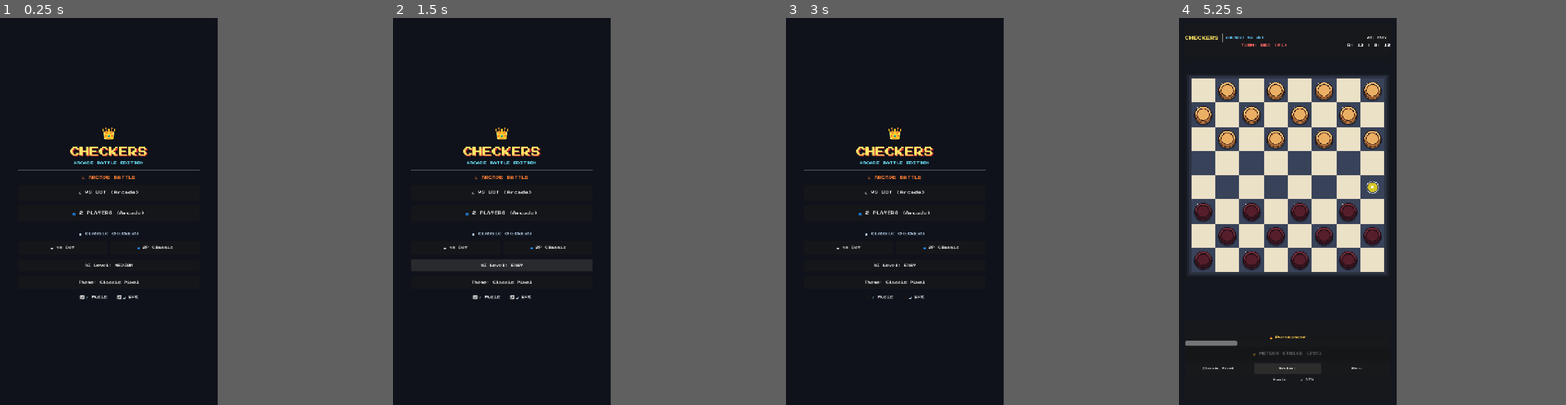
Above: before the commit, frames 1-4 (left to right).
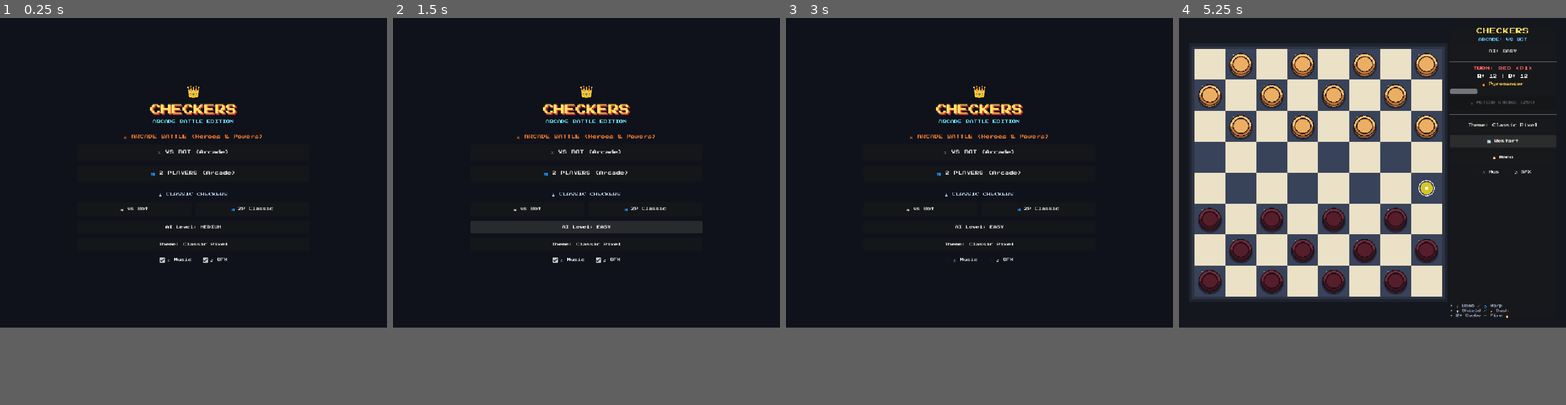
Above: after the commit, the same moments.

Repository: sylasjr/arcade-battle-checkers
Game: Godot game, scene res://scenes/Main.tscn
Same seed, same stepped clock (60 frames per second), same inputs: the game is played once before the commit and once after it.
Inputs:
- Up to frame 1 (0.25 s): no input
- Up to frame 2 (1.5 s): click "AI Level: MEDIUM" at 0.5 s; click "AI Level: HARD" at 1.25 s
- Up to frame 3 (3 s): click "🎵 Music" at 2 s; click "🔊 SFX" at 2.75 s
- Up to frame 4 (5.25 s): click "⚔️ VS BOT (Arcade)" at 3.5 s; click "🔥 PYROMANCER Ult: METEOR STRI…" (after the commit: "🔥 PYROMANCER Ult: METEOR Obli…") at 4.25 s; click "Restart" (after the commit: "🔄 Restart") at 5 s
In our replay, the window is 450x800 before the commit and 800x640 after it. These sizes can differ from the game's own. Grey fills any space a smaller window leaves; there, only what the larger window draws over its background counts as a difference.

The runs differ from the first frame. In frame 1, 2.5% of the frame differs, in the area x 4-71%, y 17-73%; in frame 2, 5.5%; in frame 3, 2.4%; in frame 4, 34%, in the area x 1-98%, y 2-94%.

Commit message:
chore: restore wide 1000x800 desktop layout as primary project view

Diff:
--- a/project.godot
+++ b/project.godot
@@ -12,26 +12,18 @@
 
 config/name="Arcade Checkers"
 run/main_scene="res://scenes/Main.tscn"
-config/features=PackedStringArray("4.7", "Forward Plus", "Mobile")
+config/features=PackedStringArray("4.7", "Forward Plus")
 config/icon="res://icon.svg"
 
 [display]
 
-window/size/viewport_width=720
-window/size/viewport_height=1280
+window/size/viewport_width=1000
+window/size/viewport_height=800
 window/size/resizable=true
-window/size/mode=0
-window/handheld/orientation=1
 window/stretch/mode="canvas_items"
 window/stretch/aspect="expand"
-
-[input_devices]
-
-pointing/emulate_touch_from_mouse=true
-pointing/emulate_mouse_from_touch=true
 
 [rendering]
 
 textures/vram_compression/import_etc2_astc=true
-renderer/rendering_method="mobile"
 textures/canvas_textures/default_texture_filter=0
--- a/scenes/HeroSelect.tscn
+++ b/scenes/HeroSelect.tscn
@@ -19,7 +19,7 @@
 anchor_bottom = 1.0
 grow_horizontal = 2
 grow_vertical = 2
-color = Color(0.04, 0.05, 0.08, 0.96)
+color = Color(0.04, 0.05, 0.08, 0.95)
 
 [node name="VBox" type="VBoxContainer" parent="."]
 layout_mode = 1
@@ -28,54 +28,57 @@
 anchor_top = 0.5
 anchor_right = 0.5
 anchor_bottom = 0.5
-offset_left = -300.0
-offset_top = -420.0
-offset_right = 300.0
-offset_bottom = 420.0
+offset_left = -340.0
+offset_top = -220.0
+offset_right = 340.0
+offset_bottom = 220.0
 grow_horizontal = 2
 grow_vertical = 2
-theme_override_constants/separation = 18
+theme_override_constants/separation = 22
 alignment = 1
 
 [node name="PromptLabel" type="Label" parent="VBox"]
 layout_mode = 2
 theme_override_colors/font_color = Color(1, 0.85, 0.2, 1)
 theme_override_fonts/font = ExtResource("2_font")
-theme_override_font_sizes/font_size = 15
+theme_override_font_sizes/font_size = 18
 text = "CHOOSE YOUR COMMANDER"
 horizontal_alignment = 1
 
-[node name="HeroContainer" type="VBoxContainer" parent="VBox"]
+[node name="HeroContainer" type="HBoxContainer" parent="VBox"]
 layout_mode = 2
-theme_override_constants/separation = 14
+theme_override_constants/separation = 16
 alignment = 1
 
 [node name="PyroBtn" type="Button" parent="VBox/HeroContainer"]
-custom_minimum_size = Vector2(0, 110)
+custom_minimum_size = Vector2(200, 180)
 layout_mode = 2
 theme_override_fonts/font = ExtResource("2_font")
-theme_override_font_sizes/font_size = 11
+theme_override_font_sizes/font_size = 10
 text = "🔥 PYROMANCER
 
-Ult: METEOR STRIKE
-Obliterates 1 enemy piece!"
+Ult: METEOR
+Obliterates 1
+enemy checker!"
 
 [node name="RogueBtn" type="Button" parent="VBox/HeroContainer"]
-custom_minimum_size = Vector2(0, 110)
+custom_minimum_size = Vector2(200, 180)
 layout_mode = 2
 theme_override_fonts/font = ExtResource("2_font")
-theme_override_font_sizes/font_size = 11
+theme_override_font_sizes/font_size = 10
 text = "⚡ VOID ROGUE
 
 Ult: SHADOW SWAP
-Swap position with enemy!"
+Swap position
+with any enemy!"
 
 [node name="TitanBtn" type="Button" parent="VBox/HeroContainer"]
-custom_minimum_size = Vector2(0, 110)
+custom_minimum_size = Vector2(200, 180)
 layout_mode = 2
 theme_override_fonts/font = ExtResource("2_font")
-theme_override_font_sizes/font_size = 11
-text = "🛡️ TITAN KNIGHT
+theme_override_font_sizes/font_size = 10
+text = "🛡️ TITAN
 
 Ult: IRON WALL
-Shields 2 friendly pieces!"
+Shields 2
+friendly pieces!"
--- a/scenes/Main.tscn
+++ b/scenes/Main.tscn
@@ -18,31 +18,31 @@
 script = ExtResource("9_camera")
 
 [node name="Background" type="ColorRect" parent="."]
-offset_right = 720.0
-offset_bottom = 1280.0
+offset_right = 1000.0
+offset_bottom = 800.0
 mouse_filter = 2
 color = Color(0.08, 0.09, 0.12, 1)
 
 [node name="Board" parent="." instance=ExtResource("2_board")]
-position = Vector2(40, 200)
+position = Vector2(40, 80)
 
 [node name="UI" parent="." instance=ExtResource("3_ui")]
-offset_right = 720.0
-offset_bottom = 1280.0
+offset_right = 1000.0
+offset_bottom = 800.0
 
 [node name="ComboBanner" parent="." instance=ExtResource("6_combo")]
-offset_left = 100.0
-offset_top = 480.0
-offset_right = 620.0
-offset_bottom = 600.0
+offset_left = 220.0
+offset_top = 340.0
+offset_right = 740.0
+offset_bottom = 460.0
 
 [node name="Menu" parent="." instance=ExtResource("4_menu")]
-offset_right = 720.0
-offset_bottom = 1280.0
+offset_right = 1000.0
+offset_bottom = 800.0
 
 [node name="HeroSelect" parent="." instance=ExtResource("5_herosel")]
-offset_right = 720.0
-offset_bottom = 1280.0
+offset_right = 1000.0
+offset_bottom = 800.0
 
 [node name="ThemeManager" type="Node" parent="."]
 script = ExtResource("7_theme")
--- a/scenes/Menu.tscn
+++ b/scenes/Menu.tscn
@@ -29,17 +29,17 @@
 anchor_right = 0.5
 anchor_bottom = 0.5
 offset_left = -300.0
-offset_top = -450.0
+offset_top = -300.0
 offset_right = 300.0
-offset_bottom = 450.0
+offset_bottom = 300.0
 grow_horizontal = 2
 grow_vertical = 2
-theme_override_constants/separation = 16
+theme_override_constants/separation = 12
 alignment = 1
 
 [node name="CrownIcon" type="Label" parent="VBoxContainer"]
 layout_mode = 2
-theme_override_font_sizes/font_size = 48
+theme_override_font_sizes/font_size = 36
 text = "👑"
 horizontal_alignment = 1
 
@@ -50,7 +50,7 @@
 theme_override_constants/shadow_offset_x = 3
 theme_override_constants/shadow_offset_y = 3
 theme_override_fonts/font = ExtResource("2_font")
-theme_override_font_sizes/font_size = 32
+theme_override_font_sizes/font_size = 28
 text = "CHECKERS"
 horizontal_alignment = 1
 
@@ -58,7 +58,7 @@
 layout_mode = 2
 theme_override_colors/font_color = Color(0.4, 0.85, 0.95, 1)
 theme_override_fonts/font = ExtResource("2_font")
-theme_override_font_sizes/font_size = 11
+theme_override_font_sizes/font_size = 10
 text = "ARCADE BATTLE EDITION"
 horizontal_alignment = 1
 
@@ -69,22 +69,22 @@
 layout_mode = 2
 theme_override_colors/font_color = Color(1, 0.5, 0.2, 1)
 theme_override_fonts/font = ExtResource("2_font")
-theme_override_font_sizes/font_size = 12
-text = "⚔️ ARCADE BATTLE"
+theme_override_font_sizes/font_size = 11
+text = "⚔️ ARCADE BATTLE (Heroes & Powers)"
 horizontal_alignment = 1
 
 [node name="ArcadeSingleBtn" type="Button" parent="VBoxContainer"]
-custom_minimum_size = Vector2(0, 52)
+custom_minimum_size = Vector2(0, 42)
 layout_mode = 2
 theme_override_fonts/font = ExtResource("2_font")
-theme_override_font_sizes/font_size = 12
+theme_override_font_sizes/font_size = 11
 text = "⚔️ VS BOT (Arcade)"
 
 [node name="ArcadeMultiBtn" type="Button" parent="VBoxContainer"]
-custom_minimum_size = Vector2(0, 52)
+custom_minimum_size = Vector2(0, 42)
 layout_mode = 2
 theme_override_fonts/font = ExtResource("2_font")
-theme_override_font_sizes/font_size = 12
+theme_override_font_sizes/font_size = 11
 text = "👥 2 PLAYERS (Arcade)"
 
 [node name="HSeparator2" type="HSeparator" parent="VBoxContainer"]
@@ -94,28 +94,28 @@
 layout_mode = 2
 theme_override_colors/font_color = Color(0.7, 0.8, 0.9, 1)
 theme_override_fonts/font = ExtResource("2_font")
-theme_override_font_sizes/font_size = 11
+theme_override_font_sizes/font_size = 10
 text = "♟️ CLASSIC CHECKERS"
 horizontal_alignment = 1
 
 [node name="ClassicRow" type="HBoxContainer" parent="VBoxContainer"]
 layout_mode = 2
-theme_override_constants/separation = 12
+theme_override_constants/separation = 10
 
 [node name="ClassicSingleBtn" type="Button" parent="VBoxContainer/ClassicRow"]
-custom_minimum_size = Vector2(0, 44)
+custom_minimum_size = Vector2(0, 36)
 layout_mode = 2
 size_flags_horizontal = 3
 theme_override_fonts/font = ExtResource("2_font")
-theme_override_font_sizes/font_size = 10
+theme_override_font_sizes/font_size = 9
 text = "🤖 vs Bot"
 
 [node name="ClassicMultiBtn" type="Button" parent="VBoxContainer/ClassicRow"]
-custom_minimum_size = Vector2(0, 44)
+custom_minimum_size = Vector2(0, 36)
 layout_mode = 2
 size_flags_horizontal = 3
 theme_override_fonts/font = ExtResource("2_font")
-theme_override_font_sizes/font_size = 10
+theme_override_font_sizes/font_size = 9
 text = "👥 2P Classic"
 
 [node name="DiffContainer" type="HBoxContainer" parent="VBoxContainer"]
@@ -123,35 +123,35 @@
 alignment = 1
 
 [node name="DiffBtn" type="Button" parent="VBoxContainer/DiffContainer"]
-custom_minimum_size = Vector2(0, 40)
+custom_minimum_size = Vector2(0, 32)
 layout_mode = 2
 size_flags_horizontal = 3
 theme_override_fonts/font = ExtResource("2_font")
-theme_override_font_sizes/font_size = 10
+theme_override_font_sizes/font_size = 9
 text = "AI Level: MEDIUM"
 
 [node name="ThemeBtn" type="Button" parent="VBoxContainer"]
-custom_minimum_size = Vector2(0, 42)
+custom_minimum_size = Vector2(0, 34)
 layout_mode = 2
 theme_override_fonts/font = ExtResource("2_font")
-theme_override_font_sizes/font_size = 10
+theme_override_font_sizes/font_size = 9
 text = "🎨 Theme: Classic Pixel"
 
 [node name="AudioContainer" type="HBoxContainer" parent="VBoxContainer"]
 layout_mode = 2
-theme_override_constants/separation = 24
+theme_override_constants/separation = 20
 alignment = 1
 
 [node name="MusicCheck" type="CheckBox" parent="VBoxContainer/AudioContainer"]
 layout_mode = 2
 theme_override_fonts/font = ExtResource("2_font")
-theme_override_font_sizes/font_size = 10
+theme_override_font_sizes/font_size = 9
 button_pressed = true
 text = "🎵 Music"
 
 [node name="SfxCheck" type="CheckBox" parent="VBoxContainer/AudioContainer"]
 layout_mode = 2
 theme_override_fonts/font = ExtResource("2_font")
-theme_override_font_sizes/font_size = 10
+theme_override_font_sizes/font_size = 9
 button_pressed = true
 text = "🔊 SFX"
--- a/scenes/UI.tscn
+++ b/scenes/UI.tscn
@@ -13,161 +13,141 @@
 mouse_filter = 2
 script = ExtResource("1_ui")
 
-[node name="TopBar" type="PanelContainer" parent="."]
+[node name="Panel" type="PanelContainer" parent="."]
 layout_mode = 1
-anchors_preset = 10
+anchors_preset = 11
+anchor_left = 1.0
 anchor_right = 1.0
-offset_left = 20.0
-offset_top = 20.0
-offset_right = -20.0
-offset_bottom = 130.0
-grow_horizontal = 2
+anchor_bottom = 1.0
+offset_left = -300.0
+offset_top = 25.0
+offset_right = -25.0
+offset_bottom = -25.0
+grow_horizontal = 0
+grow_vertical = 2
 
-[node name="VBox" type="VBoxContainer" parent="TopBar"]
+[node name="VBoxContainer" type="VBoxContainer" parent="Panel"]
+layout_mode = 2
+theme_override_constants/separation = 10
+
+[node name="TitleLabel" type="Label" parent="Panel/VBoxContainer"]
+layout_mode = 2
+theme_override_colors/font_color = Color(1, 0.9, 0.4, 1)
+theme_override_fonts/font = ExtResource("2_font")
+theme_override_font_sizes/font_size = 17
+text = "CHECKERS"
+horizontal_alignment = 1
+
+[node name="ModeLabel" type="Label" parent="Panel/VBoxContainer"]
+layout_mode = 2
+theme_override_colors/font_color = Color(0.4, 0.8, 1, 1)
+theme_override_fonts/font = ExtResource("2_font")
+theme_override_font_sizes/font_size = 9
+text = "ARCADE: VS BOT"
+horizontal_alignment = 1
+
+[node name="DiffBtn" type="Button" parent="Panel/VBoxContainer"]
+custom_minimum_size = Vector2(0, 30)
+layout_mode = 2
+theme_override_fonts/font = ExtResource("2_font")
+theme_override_font_sizes/font_size = 9
+text = "AI: MEDIUM"
+
+[node name="HSeparator" type="HSeparator" parent="Panel/VBoxContainer"]
+layout_mode = 2
+
+[node name="TurnLabel" type="Label" parent="Panel/VBoxContainer"]
+layout_mode = 2
+theme_override_fonts/font = ExtResource("2_font")
+theme_override_font_sizes/font_size = 11
+text = "TURN: RED"
+horizontal_alignment = 1
+
+[node name="ScoreLabel" type="Label" parent="Panel/VBoxContainer"]
+layout_mode = 2
+theme_override_fonts/font = ExtResource("2_font")
+theme_override_font_sizes/font_size = 10
+text = "R: 12 | B: 12"
+horizontal_alignment = 1
+
+[node name="HeroBox" type="VBoxContainer" parent="Panel/VBoxContainer"]
 layout_mode = 2
 theme_override_constants/separation = 6
-alignment = 1
 
-[node name="TopRow" type="HBoxContainer" parent="TopBar/VBox"]
+[node name="HeroLabel" type="Label" parent="Panel/VBoxContainer/HeroBox"]
+layout_mode = 2
+theme_override_colors/font_color = Color(1, 0.8, 0.3, 1)
+theme_override_fonts/font = ExtResource("2_font")
+theme_override_font_sizes/font_size = 9
+text = "🔥 Pyromancer"
+horizontal_alignment = 1
+
+[node name="UltProgressBar" type="ProgressBar" parent="Panel/VBoxContainer/HeroBox"]
+custom_minimum_size = Vector2(0, 14)
+layout_mode = 2
+value = 25.0
+show_percentage = false
+
+[node name="UltButton" type="Button" parent="Panel/VBoxContainer/HeroBox"]
+custom_minimum_size = Vector2(0, 34)
+layout_mode = 2
+theme_override_fonts/font = ExtResource("2_font")
+theme_override_font_sizes/font_size = 8
+text = "🔒 METEOR (25%)"
+
+[node name="HSeparator2" type="HSeparator" parent="Panel/VBoxContainer"]
+layout_mode = 2
+
+[node name="ThemeBtn" type="Button" parent="Panel/VBoxContainer"]
+custom_minimum_size = Vector2(0, 32)
+layout_mode = 2
+theme_override_fonts/font = ExtResource("2_font")
+theme_override_font_sizes/font_size = 9
+text = "Theme: Classic"
+
+[node name="RestartButton" type="Button" parent="Panel/VBoxContainer"]
+custom_minimum_size = Vector2(0, 32)
+layout_mode = 2
+theme_override_fonts/font = ExtResource("2_font")
+theme_override_font_sizes/font_size = 9
+text = "🔄 Restart"
+
+[node name="MenuButton" type="Button" parent="Panel/VBoxContainer"]
+custom_minimum_size = Vector2(0, 32)
+layout_mode = 2
+theme_override_fonts/font = ExtResource("2_font")
+theme_override_font_sizes/font_size = 9
+text = "🏠 Menu"
+
+[node name="AudioControls" type="HBoxContainer" parent="Panel/VBoxContainer"]
 layout_mode = 2
 theme_override_constants/separation = 10
 alignment = 1
 
-[node name="TitleLabel" type="Label" parent="TopBar/VBox/TopRow"]
-layout_mode = 2
-theme_override_colors/font_color = Color(1, 0.9, 0.4, 1)
-theme_override_fonts/font = ExtResource("2_font")
-theme_override_font_sizes/font_size = 14
-text = "CHECKERS"
-
-[node name="VSeparator" type="VSeparator" parent="TopBar/VBox/TopRow"]
-layout_mode = 2
-
-[node name="ModeLabel" type="Label" parent="TopBar/VBox/TopRow"]
-layout_mode = 2
-size_flags_horizontal = 3
-theme_override_colors/font_color = Color(0.4, 0.8, 1, 1)
-theme_override_fonts/font = ExtResource("2_font")
-theme_override_font_sizes/font_size = 9
-text = "ARCADE: VS BOT"
-
-[node name="DiffBtn" type="Button" parent="TopBar/VBox/TopRow"]
-custom_minimum_size = Vector2(90, 26)
-layout_mode = 2
-theme_override_fonts/font = ExtResource("2_font")
-theme_override_font_sizes/font_size = 8
-text = "AI: MED"
-
-[node name="ScoreRow" type="HBoxContainer" parent="TopBar/VBox"]
-layout_mode = 2
-theme_override_constants/separation = 12
-alignment = 1
-
-[node name="TurnLabel" type="Label" parent="TopBar/VBox/ScoreRow"]
-layout_mode = 2
-size_flags_horizontal = 3
-theme_override_fonts/font = ExtResource("2_font")
-theme_override_font_sizes/font_size = 11
-text = "TURN: RED (P1)"
-horizontal_alignment = 1
-
-[node name="ScoreLabel" type="Label" parent="TopBar/VBox/ScoreRow"]
-layout_mode = 2
-theme_override_fonts/font = ExtResource("2_font")
-theme_override_font_sizes/font_size = 11
-text = "R: 12 | B: 12"
-horizontal_alignment = 1
-
-[node name="BottomDeck" type="PanelContainer" parent="."]
-layout_mode = 1
-anchors_preset = 12
-anchor_top = 1.0
-anchor_right = 1.0
-anchor_bottom = 1.0
-offset_left = 20.0
-offset_top = -280.0
-offset_right = -20.0
-offset_bottom = -20.0
-grow_horizontal = 2
-grow_vertical = 0
-
-[node name="VBox" type="VBoxContainer" parent="BottomDeck"]
-layout_mode = 2
-theme_override_constants/separation = 8
-alignment = 1
-
-[node name="HeroBox" type="VBoxContainer" parent="BottomDeck/VBox"]
-layout_mode = 2
-theme_override_constants/separation = 5
-
-[node name="HeroLabel" type="Label" parent="BottomDeck/VBox/HeroBox"]
-layout_mode = 2
-theme_override_colors/font_color = Color(1, 0.8, 0.3, 1)
-theme_override_fonts/font = ExtResource("2_font")
-theme_override_font_sizes/font_size = 10
-text = "🔥 Pyromancer"
-horizontal_alignment = 1
-
-[node name="UltProgressBar" type="ProgressBar" parent="BottomDeck/VBox/HeroBox"]
-custom_minimum_size = Vector2(0, 16)
-layout_mode = 2
-value = 25.0
-show_percentage = false
-
-[node name="UltButton" type="Button" parent="BottomDeck/VBox/HeroBox"]
-custom_minimum_size = Vector2(0, 44)
-layout_mode = 2
-theme_override_fonts/font = ExtResource("2_font")
-theme_override_font_sizes/font_size = 11
-text = "🔒 METEOR (25%)"
-
-[node name="ButtonRow" type="HBoxContainer" parent="BottomDeck/VBox"]
-layout_mode = 2
-theme_override_constants/separation = 8
-alignment = 1
-
-[node name="ThemeBtn" type="Button" parent="BottomDeck/VBox/ButtonRow"]
-custom_minimum_size = Vector2(0, 36)
-layout_mode = 2
-size_flags_horizontal = 3
-theme_override_fonts/font = ExtResource("2_font")
-theme_override_font_sizes/font_size = 8
-text = "Theme"
-
-[node name="RestartButton" type="Button" parent="BottomDeck/VBox/ButtonRow"]
-custom_minimum_size = Vector2(0, 36)
-layout_mode = 2
-size_flags_horizontal = 3
-theme_override_fonts/font = ExtResource("2_font")
-theme_override_font_sizes/font_size = 8
-text = "Restart"
-
-[node name="MenuButton" type="Button" parent="BottomDeck/VBox/ButtonRow"]
-custom_minimum_size = Vector2(0, 36)
-layout_mode = 2
-size_flags_horizontal = 3
-theme_override_fonts/font = ExtResource("2_font")
-theme_override_font_sizes/font_size = 8
-text = "Menu"
-
-[node name="AudioRow" type="HBoxContainer" parent="BottomDeck/VBox"]
-layout_mode = 2
-theme_override_constants/separation = 16
-alignment = 1
-
-[node name="MusicCheck" type="CheckBox" parent="BottomDeck/VBox/AudioRow"]
+[node name="MusicCheck" type="CheckBox" parent="Panel/VBoxContainer/AudioControls"]
 layout_mode = 2
 theme_override_fonts/font = ExtResource("2_font")
 theme_override_font_sizes/font_size = 9
 button_pressed = true
-text = "🎵 Music"
+text = "🎵 Mus"
 
-[node name="SfxCheck" type="CheckBox" parent="BottomDeck/VBox/AudioRow"]
+[node name="SfxCheck" type="CheckBox" parent="Panel/VBoxContainer/AudioControls"]
 layout_mode = 2
 theme_override_fonts/font = ExtResource("2_font")
 theme_override_font_sizes/font_size = 9
 button_pressed = true
 text = "🔊 SFX"
+
+[node name="RulesTip" type="Label" parent="Panel/VBoxContainer"]
+layout_mode = 2
+size_flags_vertical = 10
+theme_override_colors/font_color = Color(0.6, 0.65, 0.75, 1)
+theme_override_fonts/font = ExtResource("2_font")
+theme_override_font_sizes/font_size = 8
+text = "• 💣 Bomb / 🌀 Warp
+• 🛡️ Shield / ⚡ Dash
+• 2+ Combo = Fire 🔥"
+autowrap_mode = 2
 
 [node name="WinDialog" type="PanelContainer" parent="."]
 visible = false
@@ -177,38 +157,38 @@
 anchor_top = 0.5
 anchor_right = 0.5
 anchor_bottom = 0.5
-offset_left = -220.0
-offset_top = -120.0
-offset_right = 220.0
-offset_bottom = 120.0
+offset_left = -180.0
+offset_top = -100.0
+offset_right = 180.0
+offset_bottom = 100.0
 grow_horizontal = 2
 grow_vertical = 2
 
 [node name="VBox" type="VBoxContainer" parent="WinDialog"]
 layout_mode = 2
-theme_override_constants/separation = 16
+theme_override_constants/separation = 14
 alignment = 1
 
 [node name="WinLabel" type="Label" parent="WinDialog/VBox"]
 layout_mode = 2
 theme_override_colors/font_color = Color(1, 0.85, 0.2, 1)
 theme_override_fonts/font = ExtResource("2_font")
-theme_override_font_sizes/font_size = 18
+theme_override_font_sizes/font_size = 16
 text = "🏆 RED WINS!"
 horizontal_alignment = 1
 
 [node name="PlayAgainButton" type="Button" parent="WinDialog/VBox"]
-custom_minimum_size = Vector2(200, 44)
+custom_minimum_size = Vector2(170, 36)
 layout_mode = 2
 size_flags_horizontal = 4
 theme_override_fonts/font = ExtResource("2_font")
-theme_override_font_sizes/font_size = 11
+theme_override_font_sizes/font_size = 10
 text = "Play Again"
 
 [node name="WinMenuButton" type="Button" parent="WinDialog/VBox"]
-custom_minimum_size = Vector2(200, 40)
+custom_minimum_size = Vector2(170, 34)
 layout_mode = 2
 size_flags_horizontal = 4
 theme_override_fonts/font = ExtResource("2_font")
-theme_override_font_sizes/font_size = 11
+theme_override_font_sizes/font_size = 10
 text = "Main Menu"
--- a/scripts/UI.gd
+++ b/scripts/UI.gd
@@ -8,22 +8,22 @@
 signal music_toggled(is_enabled: bool)
 signal sfx_toggled(is_enabled: bool)
 
-@onready var mode_label: Label = $TopBar/VBox/TopRow/ModeLabel
-@onready var diff_btn: Button = $TopBar/VBox/TopRow/DiffBtn
-@onready var turn_label: Label = $TopBar/VBox/ScoreRow/TurnLabel
-@onready var score_label: Label = $TopBar/VBox/ScoreRow/ScoreLabel
+@onready var mode_label: Label = $Panel/VBoxContainer/ModeLabel
+@onready var turn_label: Label = $Panel/VBoxContainer/TurnLabel
+@onready var score_label: Label = $Panel/VBoxContainer/ScoreLabel
+@onready var theme_btn: Button = $Panel/VBoxContainer/ThemeBtn
+@onready var diff_btn: Button = $Panel/VBoxContainer/DiffBtn
+@onready var restart_button: Button = $Panel/VBoxContainer/RestartButton
+@onready var menu_button: Button = $Panel/VBoxContainer/MenuButton
 
-# Hero & Ultimate UI in BottomDeck
-@onready var hero_box: VBoxContainer = $BottomDeck/VBox/HeroBox
-@onready var hero_label: Label = $BottomDeck/VBox/HeroBox/HeroLabel
-@onready var ult_bar: ProgressBar = $BottomDeck/VBox/HeroBox/UltProgressBar
-@onready var ult_btn: Button = $BottomDeck/VBox/HeroBox/UltButton
+# Hero & Ultimate UI in Sidebar
+@onready var hero_box: VBoxContainer = $Panel/VBoxContainer/HeroBox
+@onready var hero_label: Label = $Panel/VBoxContainer/HeroBox/HeroLabel
+@onready var ult_bar: ProgressBar = $Panel/VBoxContainer/HeroBox/UltProgressBar
+@onready var ult_btn: Button = $Panel/VBoxContainer/HeroBox/UltButton
 
-@onready var theme_btn: Button = $BottomDeck/VBox/ButtonRow/ThemeBtn
-@onready var restart_button: Button = $BottomDeck/VBox/ButtonRow/RestartButton
-@onready var menu_button: Button = $BottomDeck/VBox/ButtonRow/MenuButton
-@onready var music_check: CheckBox = $BottomDeck/VBox/AudioRow/MusicCheck
-@onready var sfx_check: CheckBox = $BottomDeck/VBox/AudioRow/SfxCheck
+@onready var music_check: CheckBox = $Panel/VBoxContainer/AudioControls/MusicCheck
+@onready var sfx_check: CheckBox = $Panel/VBoxContainer/AudioControls/SfxCheck
 
 @onready var win_dialog: PanelContainer = $WinDialog
 @onready var win_label: Label = $WinDialog/VBox/WinLabel
@@ -33,7 +33,7 @@
 var is_single_player: bool = false
 var is_arcade_mode: bool = true
 var current_diff: BotAI.Difficulty = BotAI.Difficulty.MEDIUM
-var diff_names = ["EASY", "MED", "HARD"]
+var diff_names = ["EASY", "MEDIUM", "HARD"]
 
 func _ready() -> void:
 	win_dialog.visible = false
@@ -84,7 +84,7 @@
 
 func update_theme_label(theme_name: String) -> void:
 	if theme_btn:
-		theme_btn.text = theme_name
+		theme_btn.text = "Theme: " + theme_name
 
 func update_turn(player: Piece.Player) -> void:
 	if player == Piece.Player.RED:
